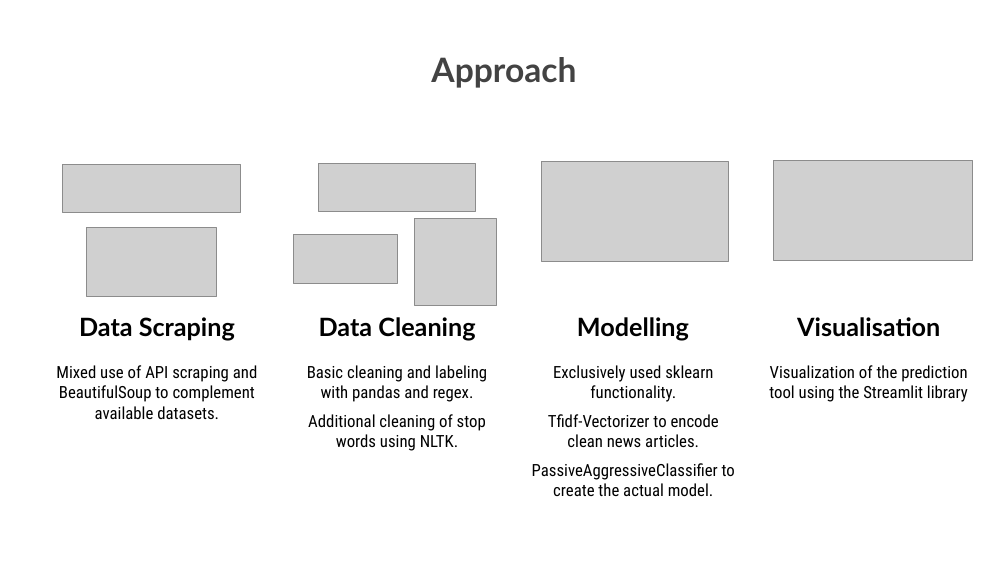
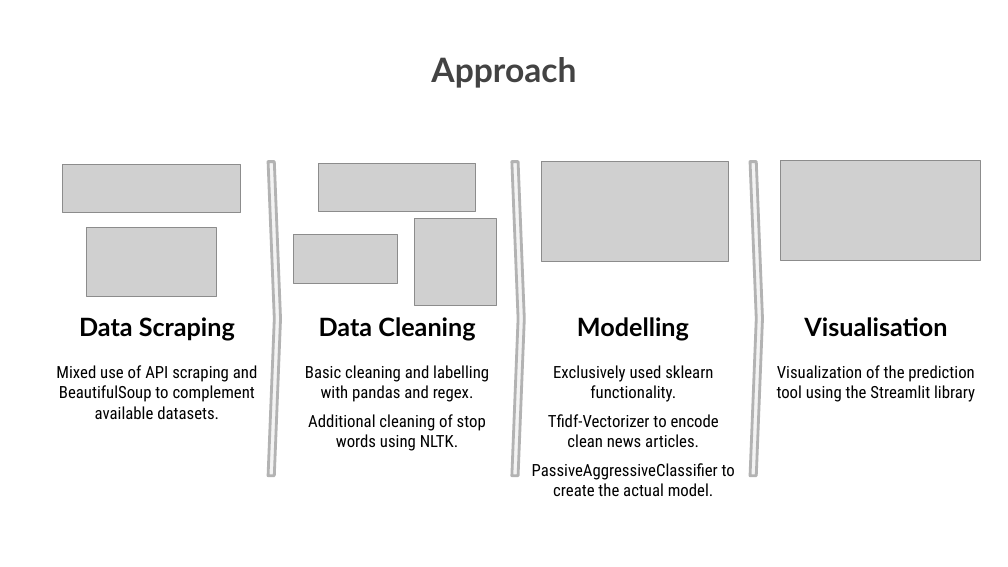
Before and after one commit to Novi0106/Final-Project-Fake-News-Detector, a slide deck: slide 4 of 4. Final tool/Final_Presentation.pptx. Drawn at 1008x567 pixels with LibreOffice and Linux fonts; fonts in the diff are those of the drawing; grey boxes stand for pictures; background and template pictures are left out. Boxes give left, top, right and bottom in pixels: in the first picture for what was removed or moved away, otherwise in the second. Text is boxed around its words. In the diff, an @@ line names an element or a change of style, - is before the commit and + after.

Commit message:
Final tweak of the presentation

```diff
--- a/4. Final tool/Final_Presentation.pptx
+++ b/4. Final tool/Final_Presentation.pptx
@@ chevron added at (x1=268, y1=161, x2=280, y2=476), fill #F3F3F3, outline #B4B4B4 2 pt @@
@@ chevron added at (x1=512, y1=161, x2=524, y2=476), fill #F3F3F3, outline #B4B4B4 2 pt @@
@@ chevron added at (x1=750, y1=161, x2=762, y2=476), fill #F3F3F3, outline #B4B4B4 2 pt @@
@@ 2 texts, 1 picture moved together from (x1=769, y1=160, x2=973, y2=402) to (x1=777, y1=160, x2=980, y2=402) @@
@@ text at (x1=305, y1=365, x2=489, y2=402): text changed @@
-Basic cleaning and labeling with pandas and regex.
+Basic cleaning and labelling with pandas and regex.
```
